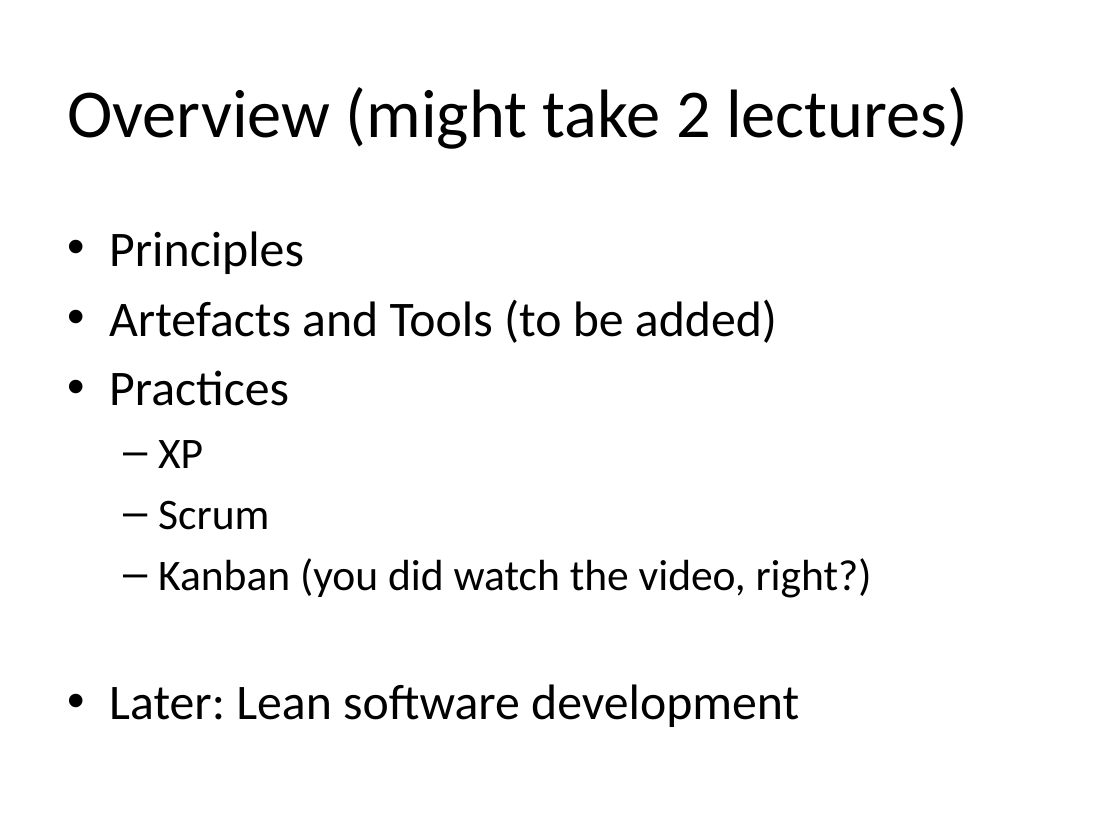
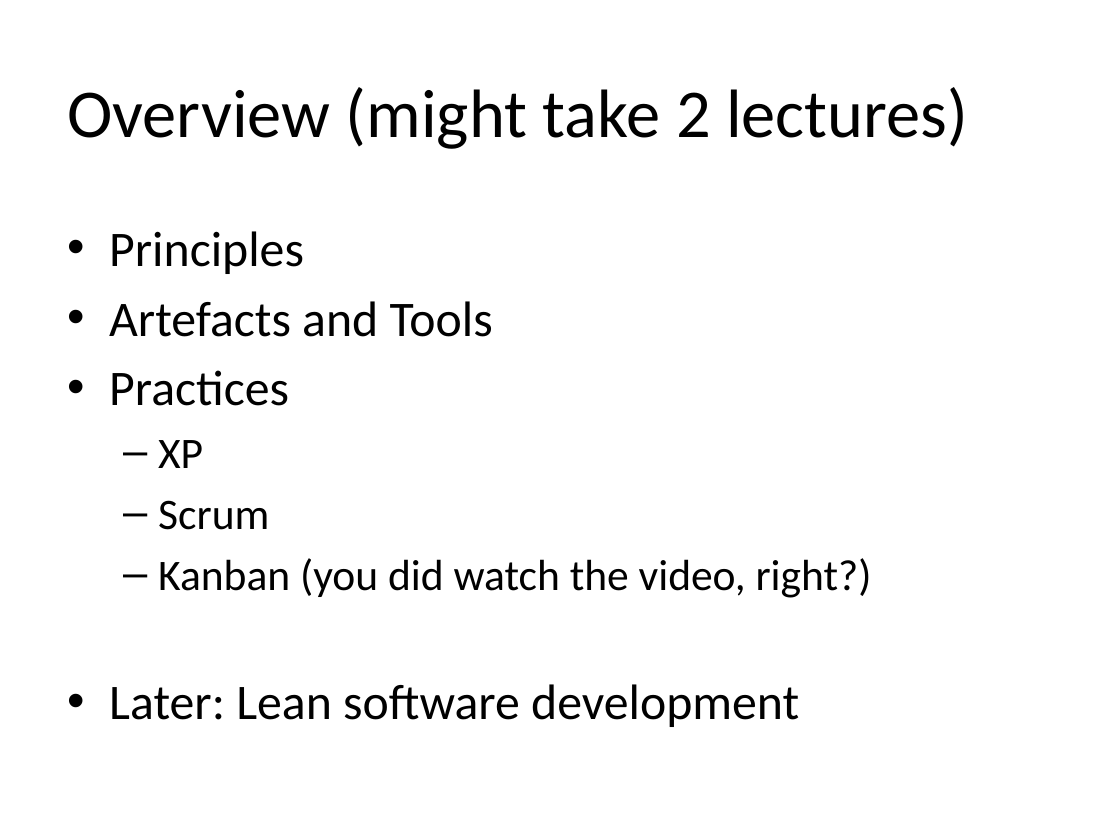
Before and after one commit to oerich/EDA397, a slide deck: slide 3 of Slides/src/2017/agile-dev-processes-4-principles.pptx. Drawn at 1120x840 pixels with LibreOffice and Linux fonts; fonts in the diff are those of the drawing; background and template pictures are left out. Boxes give left, top, right and bottom in pixels: in the first picture for what was removed or moved away, otherwise in the second. Text is boxed around its words. In the diff, an @@ line names an element or a change of style, - is before the commit and + after.

```diff
--- a/Slides/src/2017/agile-dev-processes-4-principles.pptx
+++ b/Slides/src/2017/agile-dev-processes-4-principles.pptx
@@ text at <box>109,301,493,337</box>: text changed @@
-• Artefacts and Tools (to be added)
+• Artefacts and Tools
```
Also in this commit, not shown: 16 other slides changed, 4 slides added, 1 slide removed.
